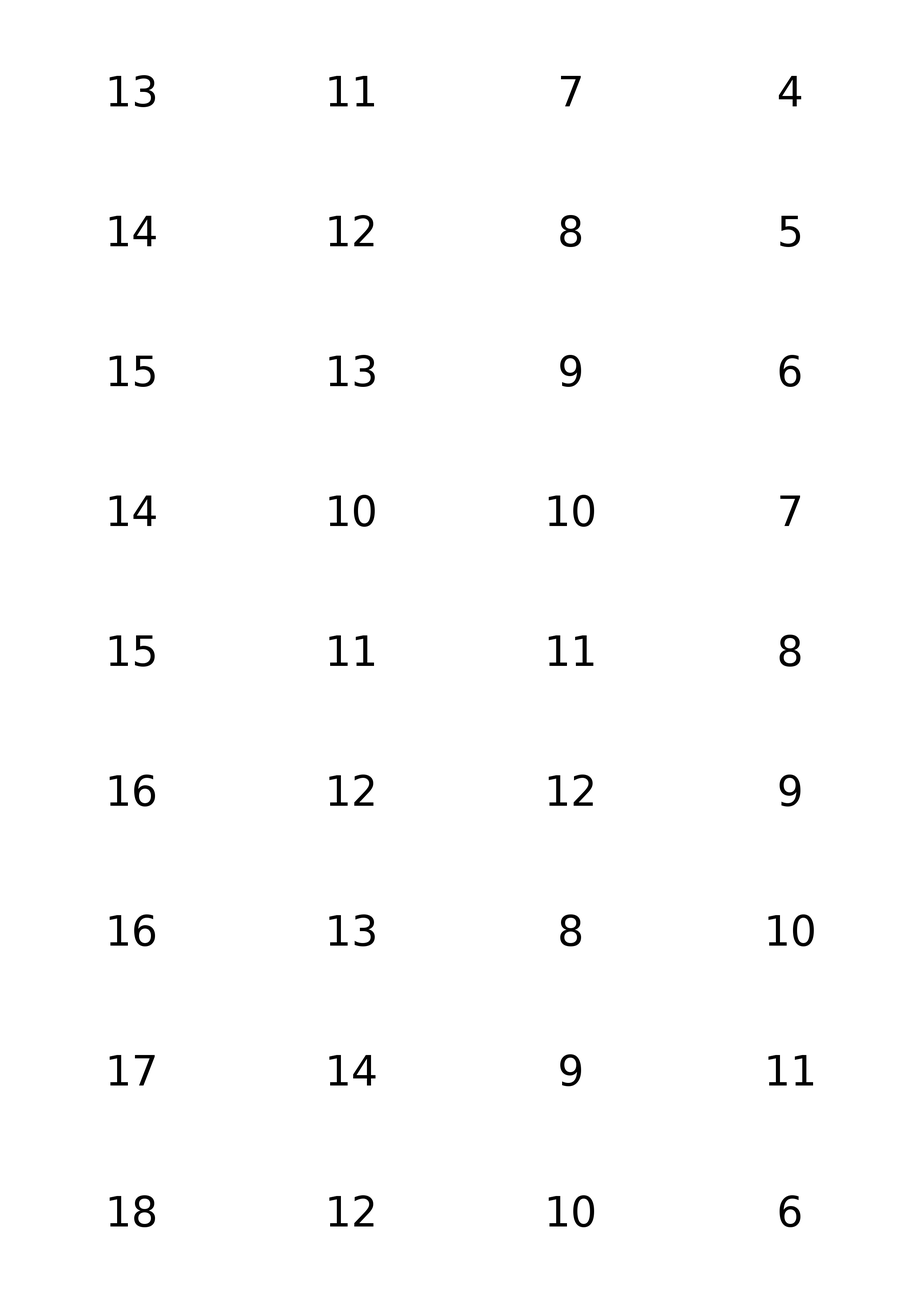
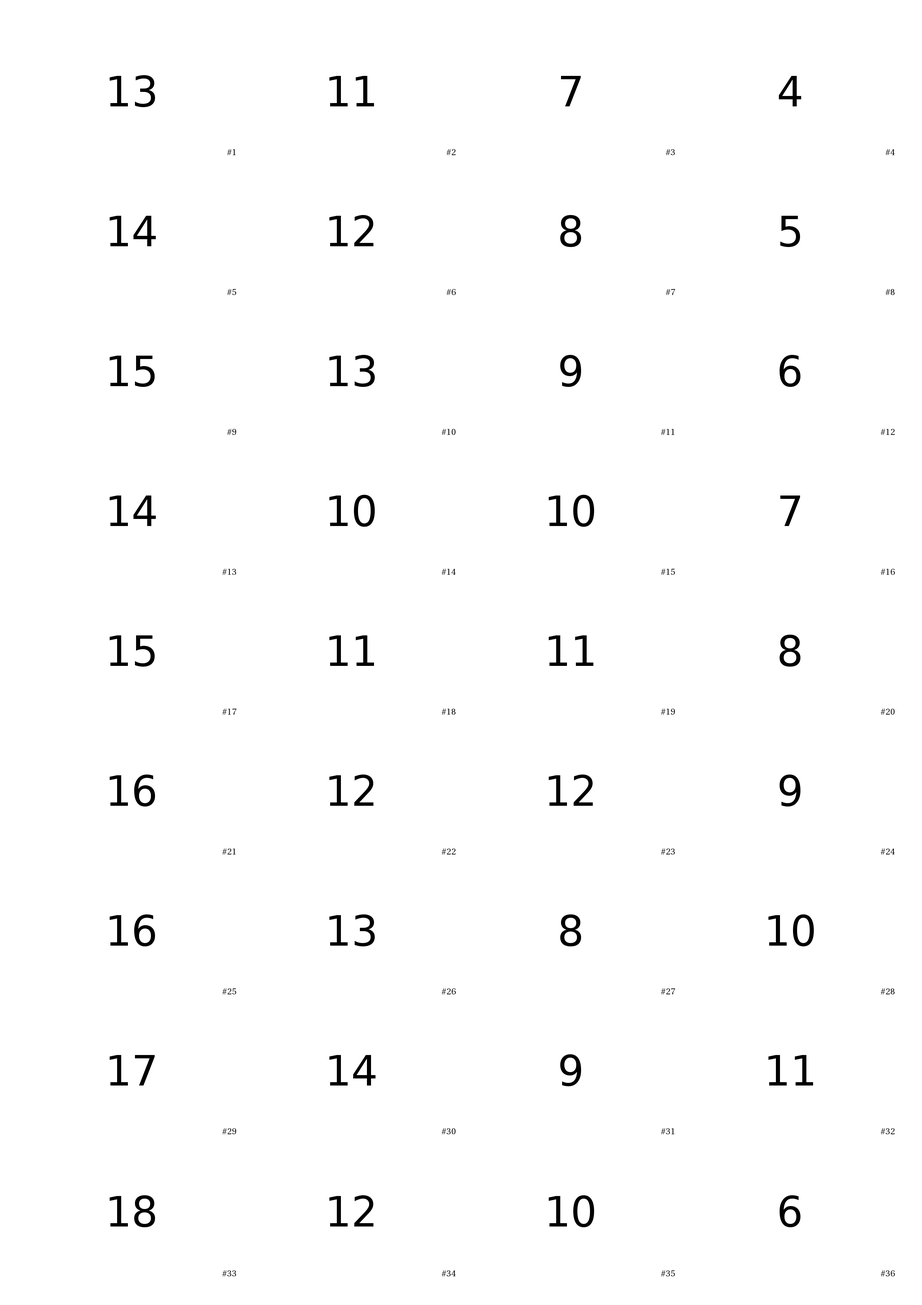
Layered file, before and after one edit (922×1305). Changes by layer:
added layer "#10" above "#11" over (441, 428, 456, 435)
added layer "#11" above "#12" over (661, 428, 675, 435)
added layer "#12" above "#13" over (881, 428, 896, 435)
added layer "#13" above "#14" over (222, 568, 237, 575)
added layer "#14" above "#15" over (441, 568, 456, 575)
added layer "#15" above "#16" over (661, 568, 676, 575)
added layer "#16" above "#17" over (881, 568, 896, 575)
added layer "#17" above "#18" over (222, 708, 237, 715)
added layer "#18" above "#19" over (441, 708, 456, 715)
added layer "#19" above "#20" over (661, 708, 676, 715)
added layer "#20" above "#21" over (881, 708, 896, 715)
added layer "#21" above "#22" over (222, 848, 236, 855)
added layer "#22" above "#23" over (441, 848, 456, 855)
added layer "#23" above "#24" over (661, 848, 676, 855)
added layer "#24" above "#25" over (881, 848, 896, 855)
added layer "#25" above "#26" over (222, 988, 237, 995)
added layer "#26" above "#27" over (441, 988, 456, 995)
added layer "#27" above "#28" over (661, 988, 676, 995)
added layer "#28" above "#29" over (881, 988, 896, 995)
added layer "#29" above "#30" over (222, 1128, 237, 1134)
added layer "#33" above "#34" over (222, 1270, 237, 1277)
added layer "#34" above "#35" over (441, 1270, 456, 1277)
added layer "#35" above "#36" over (661, 1270, 676, 1277)
added layer "#36" above "Background" over (881, 1270, 896, 1277)
…and 12 more changes (12 added)
